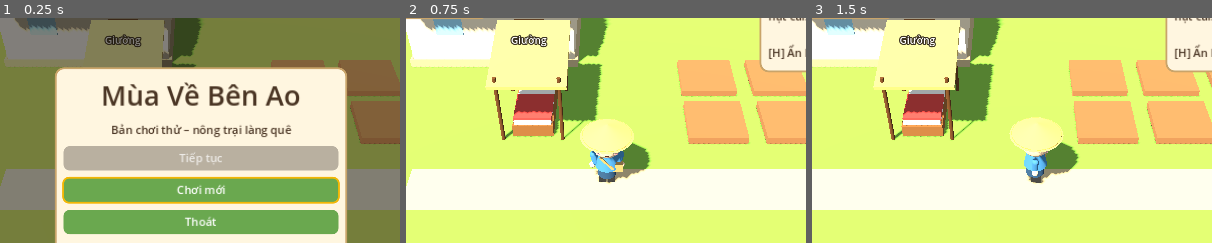
Above: before the commit, frames 1-3 (left to right).
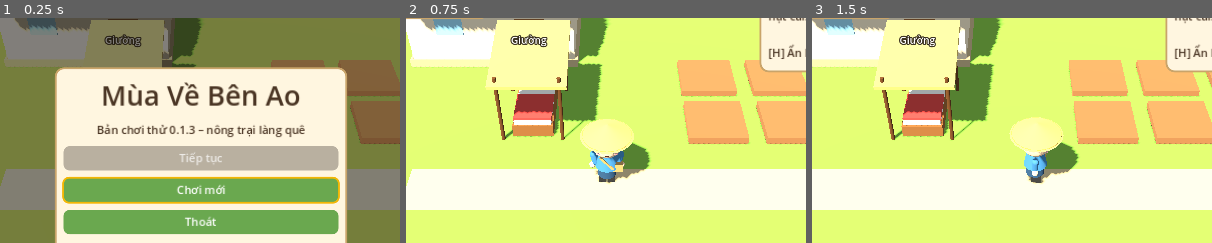
Above: after the commit, the same moments.

Repository: TrungHieu580/nong-trai-vui-ve
Game: Godot game, scene res://scenes/main.tscn
Same seed, same stepped clock (60 frames per second), same inputs: the game is played once before the commit and once after it.
Inputs (mouse positions are % of the whole screen's width and height, from its top left):
- Up to frame 1 (0.25 s): no input
- Up to frame 2 (0.75 s): click "Chơi mới" at 0.5 s
- Up to frame 3 (1.5 s): tap Enter at 1.25 s; move the mouse to (72, 45) at 1.27 s; hold D (move_right) from 1.28 s (still down); hold E (interact) from 1.28 s (still down)
The pictures show only the part of the screen within x 25-75%, y 14-64%; the shares and areas given below are measured in that part.

The runs differ from the first frame. In frame 1, 1.3% of the frame differs, in the area x 24-77%, y 47-53%; in frame 2, nothing differs; in frame 3, nothing differs.

Commit message:
Sửa lưu game trên Web (ghi trực tiếp để IndexedDB đồng bộ), hiện lỗi lưu, thêm số phiên bản

Diff:
--- a/MuaVeBenAo/scripts/main.gd
+++ b/MuaVeBenAo/scripts/main.gd
@@ -578,10 +578,10 @@
 func _apply(r: Dictionary, action: String) -> Dictionary:
 	if r["ok"]:
 		_advance_tutorial(action)
-		_save()
 		refresh_all()
 		player.play_action()
 		ui.toast(r["msg"], true)
+		_save()  # Gọi sau toast để thông báo lỗi lưu (nếu có) không bị che.
 	else:
 		ui.toast(r["msg"], false)
 	return r
--- a/MuaVeBenAo/scripts/sim/game_data.gd
+++ b/MuaVeBenAo/scripts/sim/game_data.gd
@@ -2,6 +2,7 @@
 ## Dữ liệu cấu hình: vật phẩm, cây trồng, vật nuôi, ao, công trình, hướng dẫn.
 ## Cân bằng game bằng cách sửa số ở đây – không cần đụng vào logic.
 
+const GAME_VERSION := "0.1.3"
 const SCHEMA_VERSION := 1
 const START_COINS := 40
 const START_INVENTORY := {"seed_leafy_greens": 6}
--- a/MuaVeBenAo/scripts/sim/save_system.gd
+++ b/MuaVeBenAo/scripts/sim/save_system.gd
@@ -38,6 +38,14 @@
 	if problem != "":
 		return "Kiểm tra tệp lưu thất bại: %s Bản lưu cũ được giữ nguyên." % problem
 
+	if OS.has_feature("web"):
+		# Trên trình duyệt, user:// nằm trong IndexedDB và chỉ được đồng bộ khi
+		# đóng tệp. Đổi tên/xoá tệp không kích hoạt đồng bộ, nên ghi trực tiếp.
+		var werr := _write_text(main_path, text)
+		if werr != "":
+			return werr
+		return _write_text(bak_path, text)
+
 	var g_main := ProjectSettings.globalize_path(main_path)
 	var g_tmp := ProjectSettings.globalize_path(tmp_path)
 	var g_bak := ProjectSettings.globalize_path(bak_path)
@@ -72,6 +80,15 @@
 	return {"ok": false, "state": null, "msg": "Không tải được bản lưu – " + "; ".join(notes) + ". Tệp vẫn được giữ nguyên."}
 
 
+static func _write_text(path: String, text: String) -> String:
+	var f := FileAccess.open(path, FileAccess.WRITE)
+	if f == null:
+		return "Không ghi được tệp lưu (%s)." % error_string(FileAccess.get_open_error())
+	f.store_string(text)
+	f.close()
+	return ""
+
+
 static func read_json(path: String):
 	if not FileAccess.file_exists(path):
 		return null
--- a/MuaVeBenAo/scripts/ui/game_ui.gd
+++ b/MuaVeBenAo/scripts/ui/game_ui.gd
@@ -610,7 +610,7 @@
 	var title := _label("Mùa Về Bên Ao", 44)
 	title.horizontal_alignment = HORIZONTAL_ALIGNMENT_CENTER
 	v.add_child(title)
-	var sub := _label("Bản chơi thử – nông trại làng quê", 18)
+	var sub := _label("Bản chơi thử %s – nông trại làng quê" % GameData.GAME_VERSION, 18)
 	sub.horizontal_alignment = HORIZONTAL_ALIGNMENT_CENTER
 	v.add_child(sub)
 	menu_continue = _button("Tiếp tục", _on_continue)
